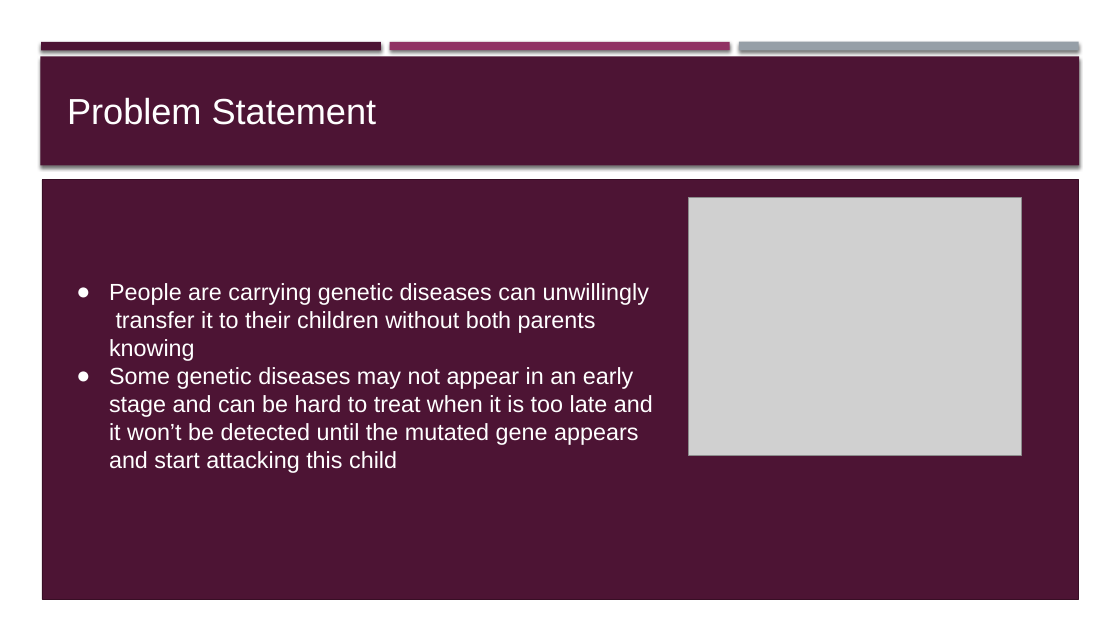
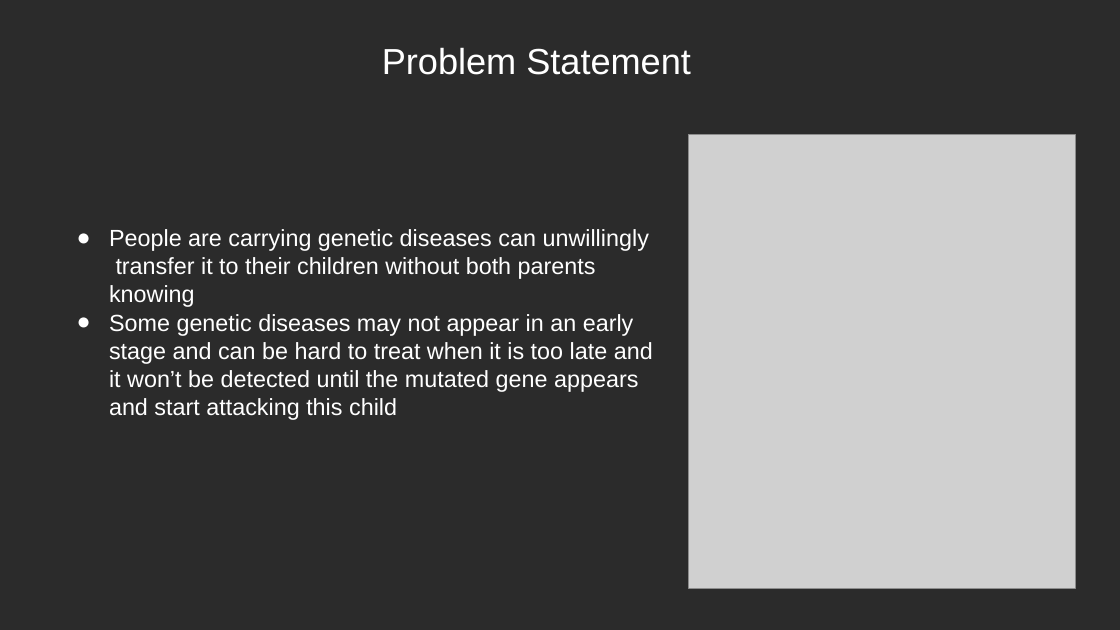
Before and after one commit to YoussifAssem/Genatac, a slide deck: slide 8 of E-Genetics/Proposal/genetics(2).pptx (slide 5 before the commit). Drawn at 1120x630 pixels with LibreOffice and Linux fonts; fonts in the diff are those of the drawing; grey boxes stand for pictures; background and template pictures are left out; a plain dark background stands for a picture behind light text. Boxes give left, top, right and bottom in pixels: in the first picture for what was removed or moved away, otherwise in the second. Text is boxed around its words. In the diff, an @@ line names an element or a change of style, - is before the commit and + after.

```diff
--- a/E-Genetics/Proposal/genetics(2).pptx
+++ b/E-Genetics/Proposal/genetics(2).pptx
@@ background #FFFFFF to picture (left out) @@
@@ rectangle removed at bbox=[40, 56, 1080, 166] @@
@@ rectangle removed at bbox=[41, 42, 381, 50] @@
@@ text "Problem Statement": place and size @@
-text "Problem Statement" at bbox=[67, 97, 377, 125]
+text "Problem Statement" at bbox=[382, 47, 691, 75]
@@ text "Problem Statement" at bbox=[382, 47, 691, 75]: alignment left to centre; vertical alignment top to middle @@
@@ rectangle removed at bbox=[390, 42, 730, 50] @@
@@ rectangle removed at bbox=[739, 42, 1079, 51] @@
@@ picture: place and size @@
-picture at bbox=[689, 197, 1022, 455]
+picture at bbox=[689, 134, 1075, 588]
@@ rectangle removed at bbox=[42, 180, 1078, 600] @@
@@ text "People are carrying genetic diseases ...": place and size @@
-text "People are carrying genetic diseases ..." at bbox=[109, 283, 653, 473]
+text "People are carrying genetic diseases ..." at bbox=[109, 229, 653, 420]
@@ text "People are carrying genetic diseases ..." at bbox=[109, 229, 653, 420]: vertical alignment top to middle @@
```
Also in this commit, not shown: 12 other slides changed, 6 slides added, 8 slides removed, 2 other files.
